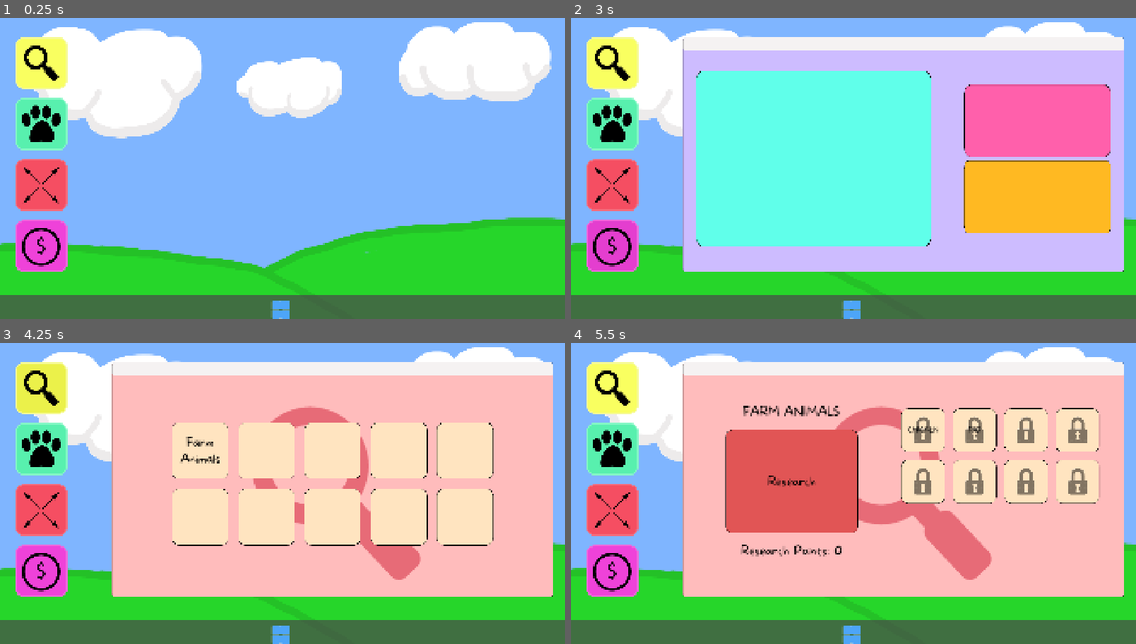
Above: before the commit, frames 1-4 (two rows, left to right).
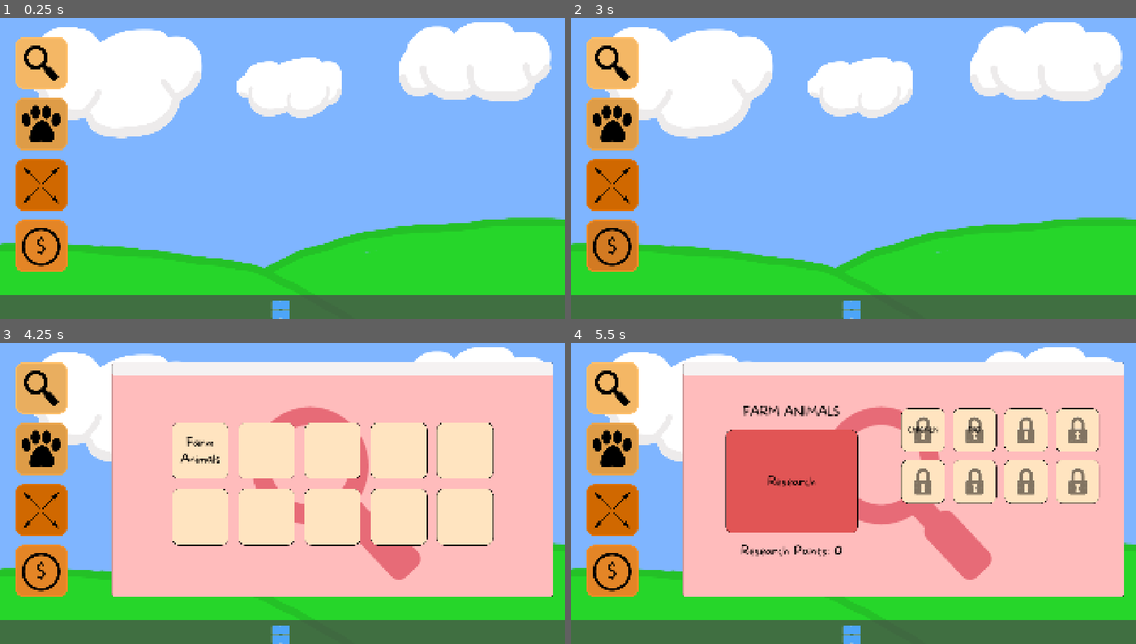
Above: after the commit, the same moments.

Repository: Gray-Alec58/gam-capstone
Game: Godot game, scene res://Scenes/computer_background.tscn
Two runs of this game, one before a commit and one after it. Both use one fixed random seed, a clock stepped at 60 frames per second and the inputs below. This scene is started directly instead of the project's main scene.
Inputs (mouse positions are in pixels of both pictures, inside the frame that each line leads up to):
- Up to frame 1 (0.25 s): no input
- Up to frame 2 (3 s): click (610, 63) at 0.5 s; click (610, 123) at 1.25 s; click (610, 183) at 2 s; click (610, 246) at 2.75 s
- Up to frame 3 (4.25 s): click (39, 388) at 3.5 s
- Up to frame 4 (5.5 s): click "Farm Animals" at 4.25 s; click "Research" at 5 s

The runs differ from the first frame. In frame 1, 5.4% of the frame differs, in the area x 2-12%, y 6-85%; in frame 2, 65%, in the area x 2-98%, y 6-85%; in frame 3, 5.4%; in frame 4, 5.4%.

Commit message:
updated app icon colors

Diff:
--- a/Scenes/computer_screen.tscn
+++ b/Scenes/computer_screen.tscn
@@ -132,7 +132,7 @@
 ResearchWindow2 = NodePath("ResearchWindow2")
 RescueWindow = NodePath("RescueWindow")
 ExpandWindow = NodePath("ExpandWindow")
-FundraiseWindow = NodePath("FundraiseWindow")
+FundraiseWindow = NodePath("ExpandWindow/FundraiseWindow")
 
 [node name="AppContainer" type="VBoxContainer" parent="FullScreenContainer" unique_id=505309947]
 custom_minimum_size = Vector2(200, 800)
@@ -854,6 +854,59 @@
 size_flags_horizontal = 8
 size_flags_vertical = 4
 
+[node name="FundraiseWindow" type="MarginContainer" parent="FullScreenContainer/ExpandWindow" unique_id=506375394]
+visible = false
+custom_minimum_size = Vector2(1500, 800)
+layout_mode = 2
+size_flags_horizontal = 8
+size_flags_vertical = 4
+
+[node name="NinePatchRect" type="NinePatchRect" parent="FullScreenContainer/ExpandWindow/FundraiseWindow" unique_id=598850034]
+layout_mode = 2
+texture = ExtResource("13_df4cu")
+
+[node name="MarginContainer" type="MarginContainer" parent="FullScreenContainer/ExpandWindow/FundraiseWindow/NinePatchRect" unique_id=843673311]
+layout_mode = 1
+anchors_preset = 15
+anchor_right = 1.0
+anchor_bottom = 1.0
+grow_horizontal = 2
+grow_vertical = 2
+theme_override_constants/margin_left = 45
+theme_override_constants/margin_top = 60
+theme_override_constants/margin_right = 45
+theme_override_constants/margin_bottom = 30
+
+[node name="LeftStreamContainer" type="VBoxContainer" parent="FullScreenContainer/ExpandWindow/FundraiseWindow/NinePatchRect/MarginContainer" unique_id=564792940]
+custom_minimum_size = Vector2(800, 600)
+layout_mode = 2
+size_flags_horizontal = 0
+size_flags_vertical = 4
+
+[node name="LiveStreamWindow" type="NinePatchRect" parent="FullScreenContainer/ExpandWindow/FundraiseWindow/NinePatchRect/MarginContainer/LeftStreamContainer" unique_id=1591848304]
+custom_minimum_size = Vector2(800, 600)
+layout_mode = 2
+texture = ExtResource("31_svqil")
+
+[node name="VBoxContainer" type="VBoxContainer" parent="FullScreenContainer/ExpandWindow/FundraiseWindow/NinePatchRect/MarginContainer" unique_id=475910866]
+custom_minimum_size = Vector2(500, 400)
+layout_mode = 2
+size_flags_horizontal = 8
+size_flags_vertical = 4
+theme_override_constants/separation = 10
+
+[node name="DonationButton" type="NinePatchRect" parent="FullScreenContainer/ExpandWindow/FundraiseWindow/NinePatchRect/MarginContainer/VBoxContainer" unique_id=621863207]
+custom_minimum_size = Vector2(0, 250)
+layout_mode = 2
+size_flags_vertical = 4
+texture = ExtResource("33_q7d4u")
+
+[node name="FundraiseButton" type="NinePatchRect" parent="FullScreenContainer/ExpandWindow/FundraiseWindow/NinePatchRect/MarginContainer/VBoxContainer" unique_id=1908588335]
+custom_minimum_size = Vector2(0, 250)
+layout_mode = 2
+size_flags_vertical = 4
+texture = ExtResource("32_g3uet")
+
 [node name="NinePatchRect" type="NinePatchRect" parent="FullScreenContainer/ExpandWindow" unique_id=1947140960]
 layout_mode = 2
 texture = ExtResource("12_8ptuv")
@@ -967,59 +1020,6 @@
 theme_override_fonts/font = ExtResource("12_b3akq")
 theme_override_font_sizes/font_size = 36
 text = "Upgrade"
-
-[node name="FundraiseWindow" type="MarginContainer" parent="FullScreenContainer" unique_id=506375394]
-visible = false
-custom_minimum_size = Vector2(1500, 800)
-layout_mode = 2
-size_flags_horizontal = 8
-size_flags_vertical = 4
-
-[node name="NinePatchRect" type="NinePatchRect" parent="FullScreenContainer/FundraiseWindow" unique_id=598850034]
-layout_mode = 2
-texture = ExtResource("13_df4cu")
-
-[node name="MarginContainer" type="MarginContainer" parent="FullScreenContainer/FundraiseWindow/NinePatchRect" unique_id=843673311]
-layout_mode = 1
-anchors_preset = 15
-anchor_right = 1.0
-anchor_bottom = 1.0
-grow_horizontal = 2
-grow_vertical = 2
-theme_override_constants/margin_left = 45
-theme_override_constants/margin_top = 60
-theme_override_constants/margin_right = 45
-theme_override_constants/margin_bottom = 30
-
-[node name="LeftStreamContainer" type="VBoxContainer" parent="FullScreenContainer/FundraiseWindow/NinePatchRect/MarginContainer" unique_id=564792940]
-custom_minimum_size = Vector2(800, 600)
-layout_mode = 2
-size_flags_horizontal = 0
-size_flags_vertical = 4
-
-[node name="LiveStreamWindow" type="NinePatchRect" parent="FullScreenContainer/FundraiseWindow/NinePatchRect/MarginContainer/LeftStreamContainer" unique_id=1591848304]
-custom_minimum_size = Vector2(800, 600)
-layout_mode = 2
-texture = ExtResource("31_svqil")
-
-[node name="VBoxContainer" type="VBoxContainer" parent="FullScreenContainer/FundraiseWindow/NinePatchRect/MarginContainer" unique_id=475910866]
-custom_minimum_size = Vector2(500, 400)
-layout_mode = 2
-size_flags_horizontal = 8
-size_flags_vertical = 4
-theme_override_constants/separation = 10
-
-[node name="DonationButton" type="NinePatchRect" parent="FullScreenContainer/FundraiseWindow/NinePatchRect/MarginContainer/VBoxContainer" unique_id=621863207]
-custom_minimum_size = Vector2(0, 250)
-layout_mode = 2
-size_flags_vertical = 4
-texture = ExtResource("33_q7d4u")
-
-[node name="FundraiseButton" type="NinePatchRect" parent="FullScreenContainer/FundraiseWindow/NinePatchRect/MarginContainer/VBoxContainer" unique_id=1908588335]
-custom_minimum_size = Vector2(0, 250)
-layout_mode = 2
-size_flags_vertical = 4
-texture = ExtResource("32_g3uet")
 
 [node name="ExitTextB" type="TextureButton" parent="." unique_id=1997126746]
 layout_mode = 1
--- a/Scenes/office_scene.tscn
+++ b/Scenes/office_scene.tscn
@@ -6,7 +6,7 @@
 [ext_resource type="Texture2D" uid="uid://3qdmnfiycv3u" path="res://Art/UI_Exports/BuildingScene/ExBuiIdTab.png" id="3_s0r6g"]
 [ext_resource type="Script" uid="uid://ntfnre6lblwy" path="res://Scenes/Scripts/map_exit_area_2d.gd" id="4_rs28u"]
 [ext_resource type="FontFile" uid="uid://cg0sgnllbk1h7" path="res://Art/Fonts/more-sugar.thin.ttf" id="5_2pxgx"]
-[ext_resource type="Texture2D" uid="uid://bqfnwgqmlwf14" path="res://Art/tailspritesheet.png" id="7_2pxgx"]
+[ext_resource type="Texture2D" uid="uid://bqfnwgqmlwf14" path="res://Art/catanims/tailspritesheet.png" id="7_2pxgx"]
 
 [sub_resource type="RectangleShape2D" id="RectangleShape2D_1ofqy"]
 size = Vector2(356.0614, 201.50003)
@@ -117,7 +117,8 @@
 shape = SubResource("RectangleShape2D_5fshx")
 
 [node name="AnimatedSprite2D" type="AnimatedSprite2D" parent="." unique_id=170619737]
-position = Vector2(966, 538)
+position = Vector2(966.00006, 538)
+scale = Vector2(0.99999994, 0.9999999)
 sprite_frames = SubResource("SpriteFrames_rvnnr")
 autoplay = "default"
 
Binary file changed: Art/UI_Exports/ExpandApp/ExpandClick.png
Binary file changed: Art/UI_Exports/ExpandApp/ExpandHover.png
Binary file changed: Art/UI_Exports/ExpandApp/ExpandNormal.png
Binary file changed: Art/UI_Exports/FundraiserApp/FundraiserClick.png
Binary file changed: Art/UI_Exports/FundraiserApp/FundraiserHover.png
Binary file changed: Art/UI_Exports/FundraiserApp/FundraiserNormal.png
Binary file added: Art/UI_Exports/InfoBar/LevelBarProgress.png
Not shown, added: Art/UI_Exports/InfoBar/LevelBarProgress.png.import
Binary file changed: Art/UI_Exports/RescueApp/RescueClick.png
Binary file changed: Art/UI_Exports/RescueApp/RescueHover.png
Binary file changed: Art/UI_Exports/RescueApp/RescueNormal.png
Binary file changed: Art/UI_Exports/ResearchApp/ResearchClick.png
(and 7 more such lines)
